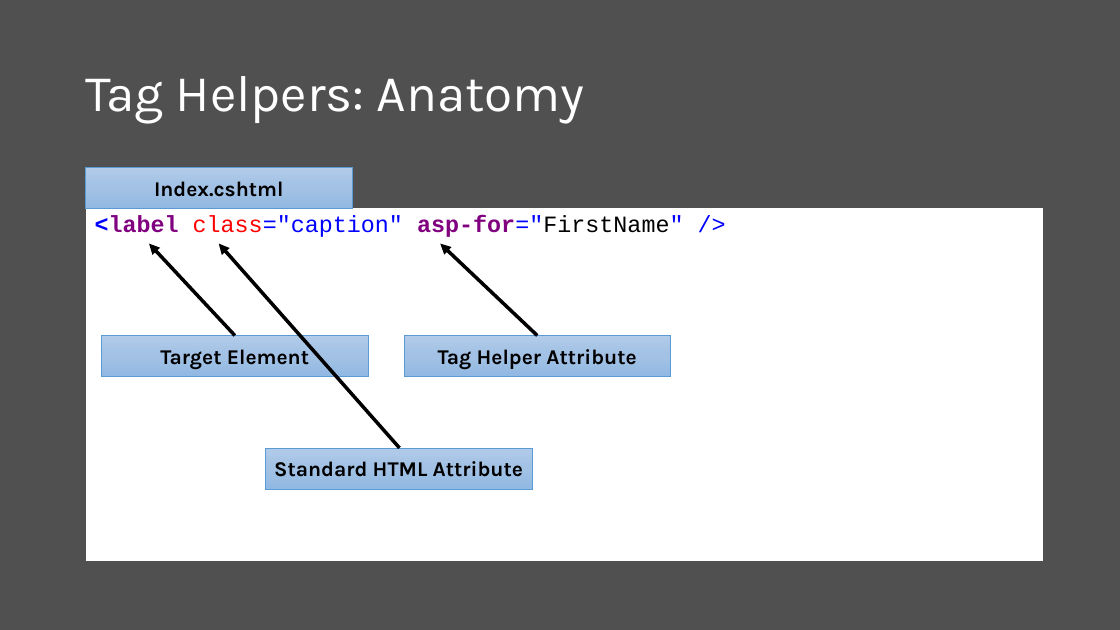
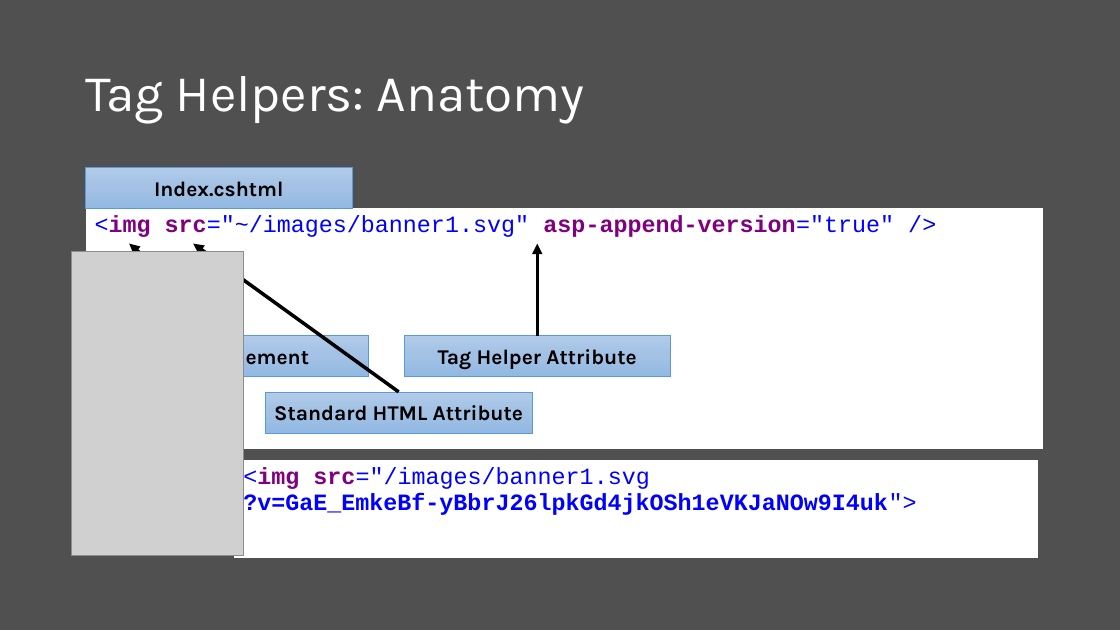
Before and after one commit to scottaddie/slide-decks, a slide deck: slide 7 of Building Reusable UI Components in ASP.NET Core MVC.pptx. Drawn at 1120x630 pixels with LibreOffice and Linux fonts; fonts in the diff are those of the drawing; grey boxes stand for pictures. Boxes give left, top, right and bottom in pixels: in the first picture for what was removed or moved away, otherwise in the second. Text is boxed around its words. In the diff, an @@ line names an element or a change of style, - is before the commit and + after.

Commit message:
Add better Tag Helpers anatomy example

```diff
--- a/Building Reusable UI Components in ASP.NET Core MVC.pptx
+++ b/Building Reusable UI Components in ASP.NET Core MVC.pptx
@@ table at bbox=[87, 208, 1044, 448] @@
@@ row 1, column 1: "<label class="caption" asp-for="FirstName" />" to "<img src="~/images/banner1.svg" asp-append-version="true" />" @@
@@ picture added at bbox=[71, 251, 245, 555] @@
@@ arrow moved from (235, 335) - (149, 244) to (235, 335) - (129, 244) @@
@@ arrow moved from (400, 448) - (218, 244) to (399, 392) - (193, 244) @@
@@ arrow moved from (538, 335) - (440, 244) to (538, 335) - (538, 244) @@
@@ rectangle "Standard HTML Attribute": place and size @@
-rectangle "Standard HTML Attribute" at bbox=[266, 448, 532, 489]
+rectangle "Standard HTML Attribute" at bbox=[266, 392, 532, 434]
@@ table added at bbox=[235, 460, 1038, 561], 2 rows, 1 columns @@
+<img src="/images/banner1.svg / ?v=GaE_EmkeBf-yBbrJ26lpkGd4jkOSh1eVKJaNOw9I4uk">
+
```
